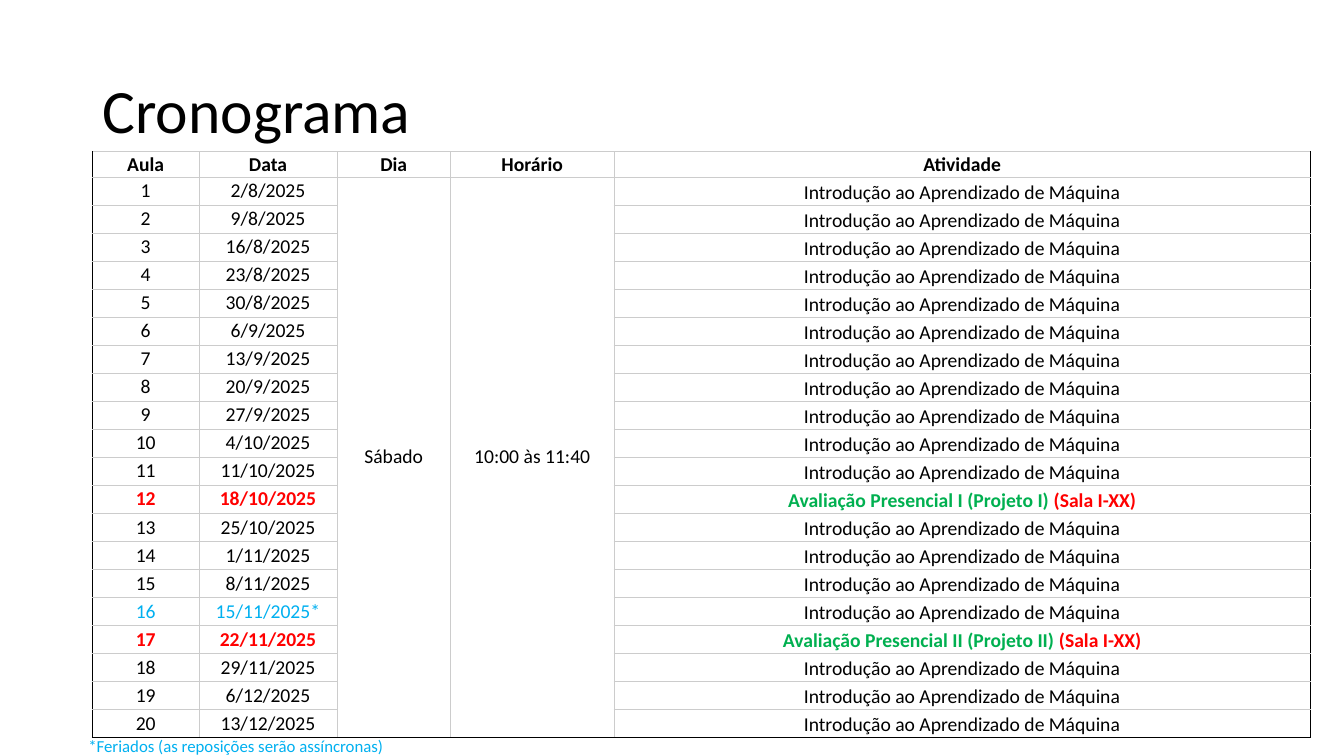
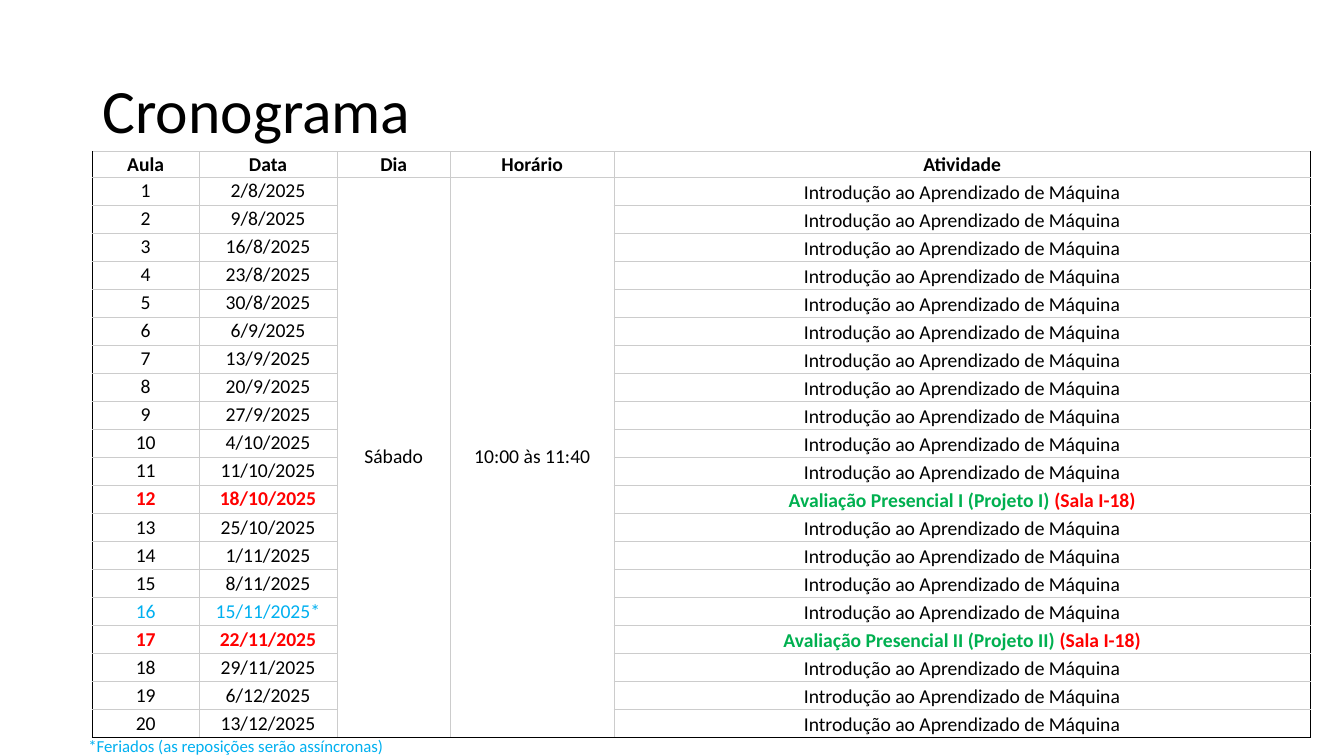
Before and after one commit to zz4fap/t320_aprendizado_de_maquina, a slide deck: slide 5 of slides/T320_Classificação (Parte I).pptx. Drawn at 1344x756 pixels with LibreOffice and Linux fonts; fonts in the diff are those of the drawing. Boxes give left, top, right and bottom in pixels: in the first picture for what was removed or moved away, otherwise in the second. Text is boxed around its words. In the diff, an @@ line names an element or a change of style, - is before the commit and + after.

Commit message:
update of slides

```diff
--- a/slides/T320_Classificação (Parte I).pptx
+++ b/slides/T320_Classificação (Parte I).pptx
@@ table at box(93, 151, 1311, 739) @@
-row 13, column 5: Avaliação Presencial I (Projeto I) (Sala I-XX)
+row 13, column 5: Avaliação Presencial I (Projeto I) (Sala I-18)
-row 18, column 5: Avaliação Presencial II (Projeto II) (Sala I-XX)
+row 18, column 5: Avaliação Presencial II (Projeto II) (Sala I-18)
```
Also in this commit, not shown: 1 other file.
